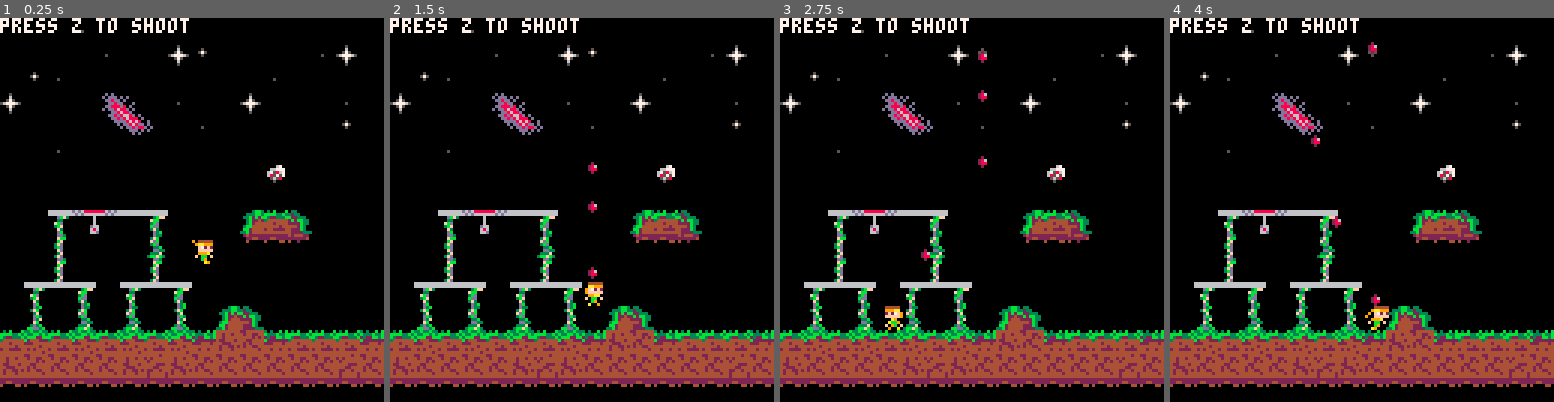
Above: before the commit, frames 1-4 (left to right).
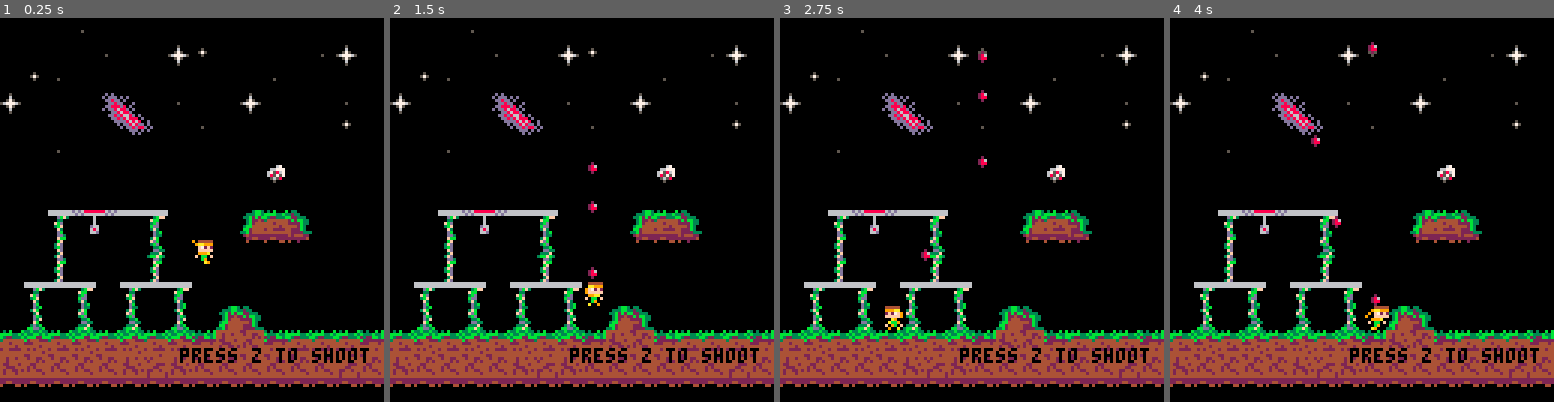
Above: after the commit, the same moments.

Repository: EfeTascioglu/GMTK2021
Game: PICO-8 cartridge test2.p8
Same seed, same stepped clock (60 frames per second), same inputs: the game is played once before the commit and once after it.
Inputs:
- Up to frame 1 (0.25 s): no input
- Up to frame 2 (1.5 s): tap O (Z key) at 0.33, 0.7, 1.43 s
- Up to frame 3 (2.75 s): hold Left 1.97-2.37 s; tap O (Z key) at 2.22 s; hold Down from 2.42 s (still down)
- Up to frame 4 (4 s): release Down at 2.82 s; hold Right 2.87-3.53 s; tap O (Z key) at 3.1, 3.98 s; hold Up from 3.58 s (still down)

The runs differ from the first frame. In frame 1, 1.5% of the frame differs, in the area x 0-97%, y 0-90%; in frame 2, 1.5%; in frame 3, 1.5%; in frame 4, 1.5%.

Commit message:
Update test2.p8

Diff:
--- a/test2.p8
+++ b/test2.p8
@@ -72,7 +72,7 @@
       spr(obj.sprite, obj.position.x, obj.position.y)
  end)
 
- print('press z to shoot', 0, 0, 7)
+ print('press z to shoot', 60, 110, 0)
 
 end
 -->8
